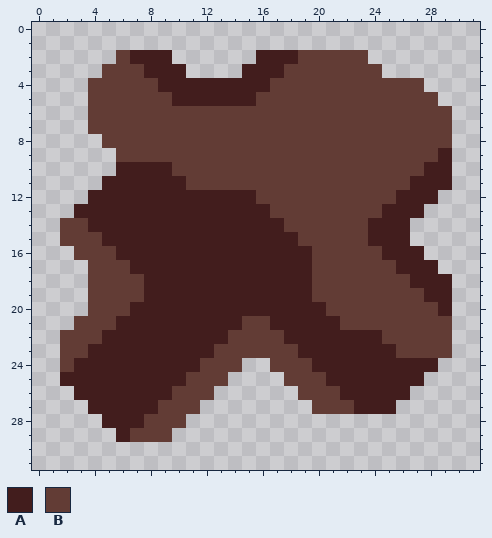
Pixel-art sprite: sprites/liquids/byque.png. That is the earlier state.
The file is 32x32 pixels.
Palette (. is transparent): A #421d1d  B #623c35
Pixels before, first column x 2:
 2 ....BAAA......AAABBBBB......
 3 ...BBBAAA....AAABBBBBBB.....
 4 ..BBBBBAAAAAAAABBBBBBBBBBB..
 5 ..BBBBBBAAAAAABBBBBBBBBBBBB.
 6 ..BBBBBBBBBBBBBBBBBBBBBBBBBB
 7 ..BBBBBBBBBBBBBBBBBBBBBBBBBB
 8 ...BBBBBBBBBBBBBBBBBBBBBBBBB
 9 ....BBBBBBBBBBBBBBBBBBBBBBBA
10 ....AAAABBBBBBBBBBBBBBBBBBAA
11 ...AAAAAABBBBBBBBBBBBBBBBAAA
12 ..AAAAAAAAAAAABBBBBBBBBBAAA.
13 .AAAAAAAAAAAAAABBBBBBBBAAA..
14 BBAAAAAAAAAAAAAABBBBBBAAA...
15 BBBAAAAAAAAAAAAAABBBBBAAA...
16 .BBBAAAAAAAAAAAAAABBBBBAAA..
17 ..BBBAAAAAAAAAAAAABBBBBBAAA.
18 ..BBBBAAAAAAAAAAAABBBBBBBAAA
19 ..BBBBAAAAAAAAAAAABBBBBBBBAA
20 ..BBBAAAAAAAAAAAAAABBBBBBBBA
21 .BBBAAAAAAAAABBAAAAABBBBBBBB
22 BBBAAAAAAAAABBBBAAAAAAABBBBB
23 BBAAAAAAAAABBBBBBAAAAAAABBBB
24 BAAAAAAAAABBB..BBBAAAAAAAAA.
25 AAAAAAAAABBB....BBBAAAAAAA..
26 .AAAAAAABBB......BBBAAAAA...
27 ..AAAAABBB........BBBAAA....
28 ...AAABBB...................
29 ....ABBB....................
After the commit:
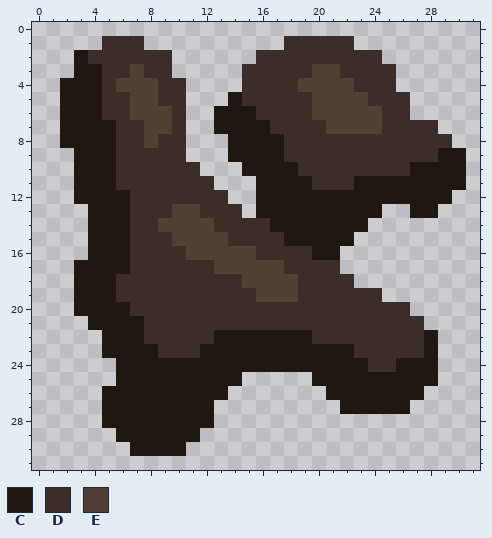
Colours new in this view: C #1f1710  D #3b2d28  E #504034
The edit:
Changed rows in their new state; - is an unchanged pixel.
first column x 2:
 1 ---DDD----------DDDDD--------
 2 -CDDDDDD------DDDDDDDDD------
 3 -CCDDEDD.----DDDDDEEDDDD-----
 4 CCCDEEEDD....DDDDEEEEDDD..---
 5 CCCDDEEDD...CDDDDDEEEEDDD..--
 6 CCCDDEEED..CCCDDDDEEEEEDD...-
 7 CCCCDDEED..CCCCDDDDEEEEDDDD.-
 8 CCCCDDEDD...CCCCDDDDDDDDDDDD-
 9 -CCCDDDDD...CCCCDDDDDDDDDDDCC
10 -CCCDDDDDD...CCCCDDDDDDDDCCCC
11 -CCCDDDDDDD...CCCCDDDCCCCCCCC
12 -CCCCDDDDDDD..CCCCCCCCCCCCCC-
13 -.CCCDDDEEDDD.CCCCCCCCC..CC--
14 ..CCCDDEEEEDDDDCCCCCCC...----
15 ..CCCDDDEEEEDDDDCCCCC....----
16 -.CCCDDDDEEEEEDDDDCC......---
17 -CCCCDDDDDDEEEEEDDDD.......--
18 -CCCDDDDDDDDDEEEEDDDD.......-
19 -CCCDDDDDDDDDDEEEDDDDDD.....-
20 -CCCCDDDDDDDDDDDDDDDDDDDD...-
21 -.CCCCDDDDDDDDDDDDDDDDDDDD..-
22 ...CCCDDDDDCCCCCCCDDDDDDDDC.-
23 ...CCCCDDDCCCCCCCCCCCDDDDDC.-
24 ....CCCCCCCCCCCCCCCCCCDDCCC--
25 ....CCCCCCCCC---..CCCCCCCCC--
26 -..CCCCCCCCC-----..CCCCCCC---
27 --.CCCCCCCC-------..CCCCC----
28 ---CCCCCCCC------------------
29 ----CCCCCC-------------------
30 -----CCCC--------------------
